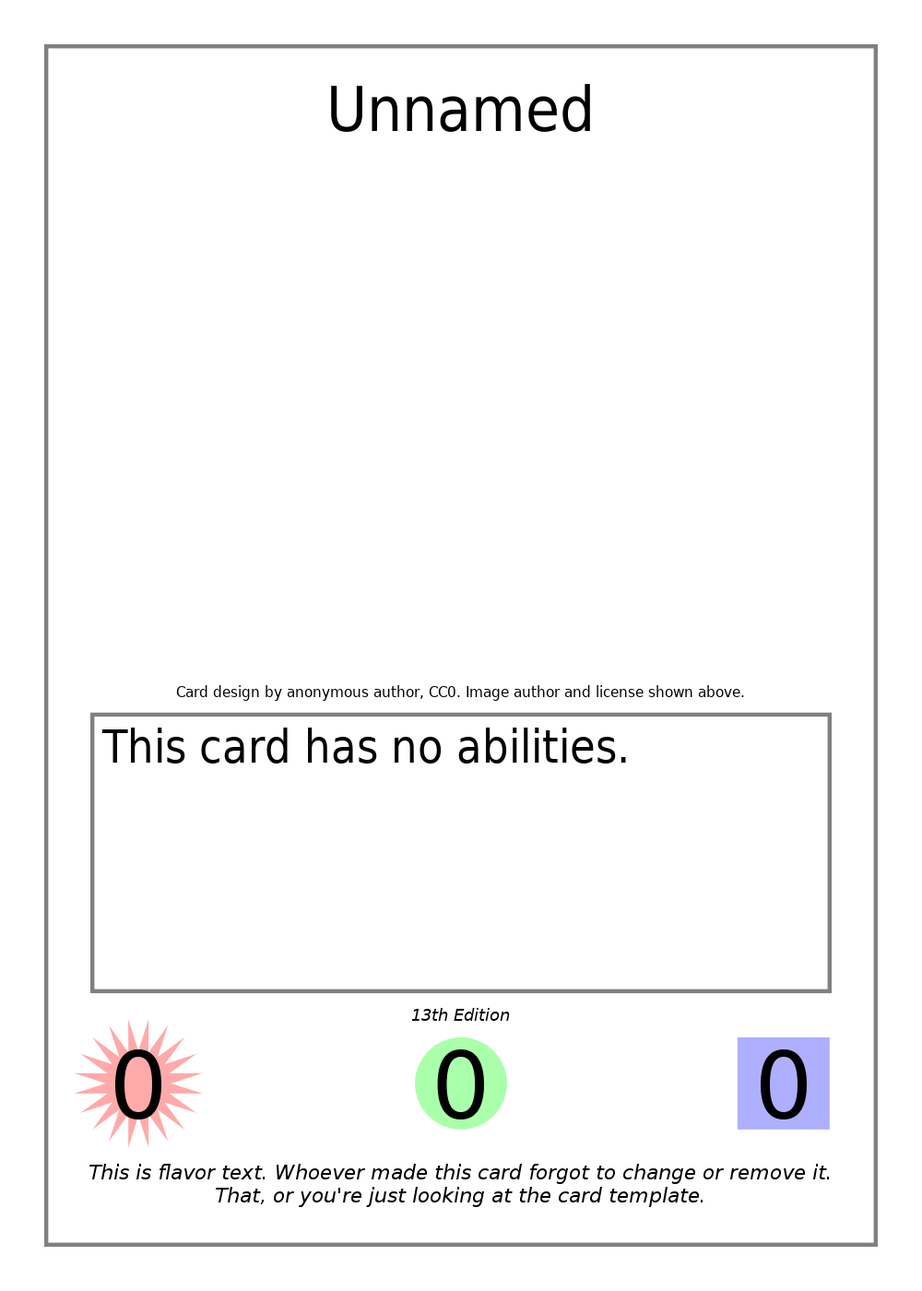
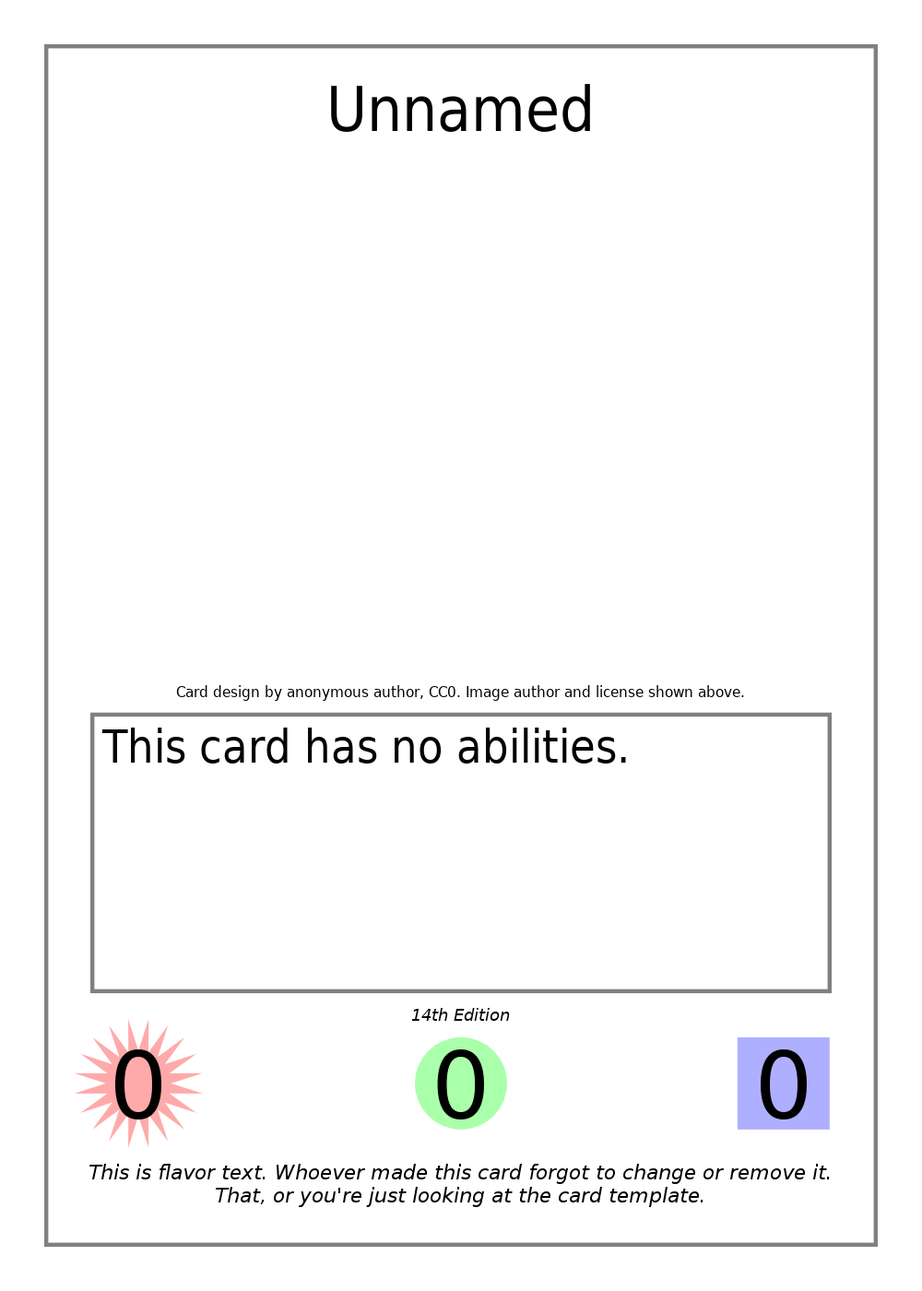
The second 922px x 1291px image is a revision of the first. Changes to its layers:
painted on "Edition Indicator" over [421, 1009, 432, 1022]
